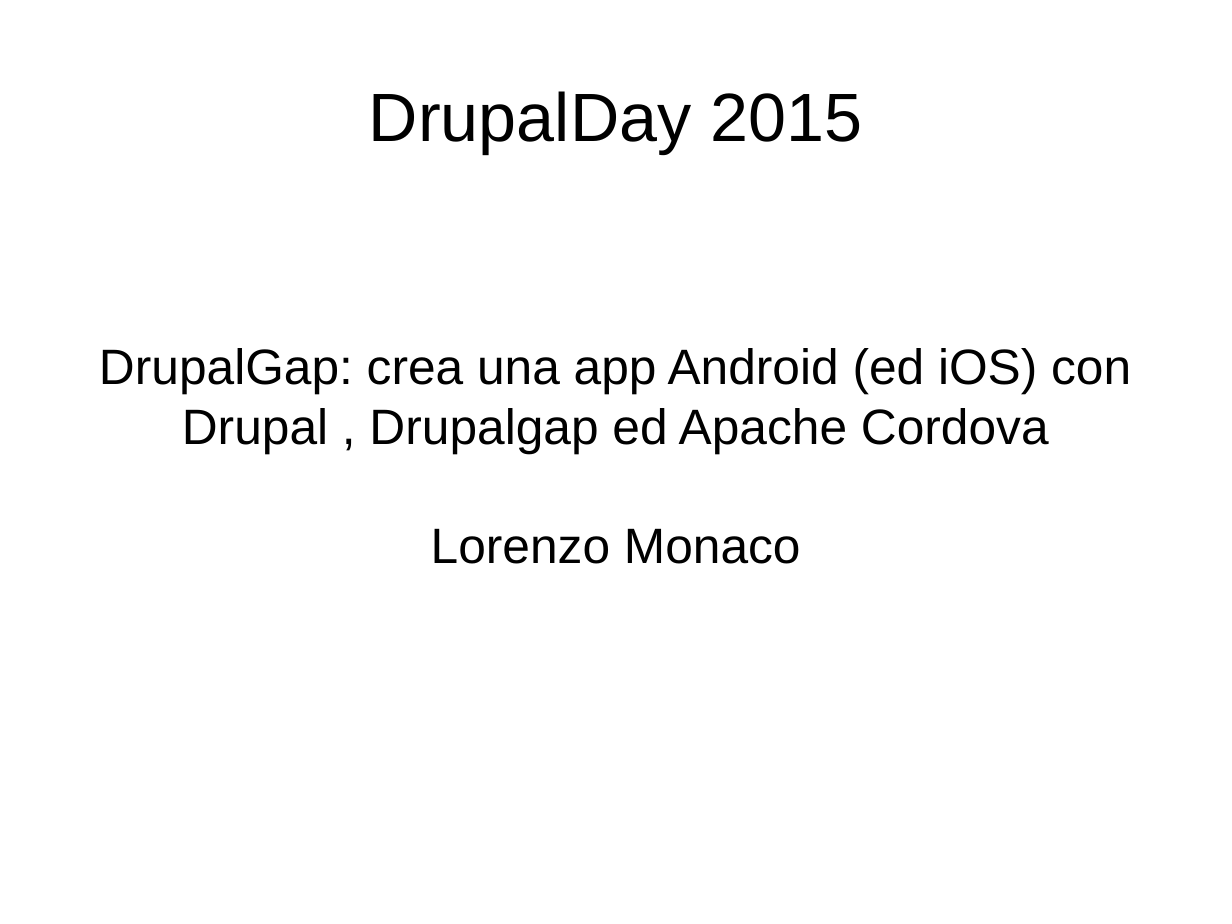
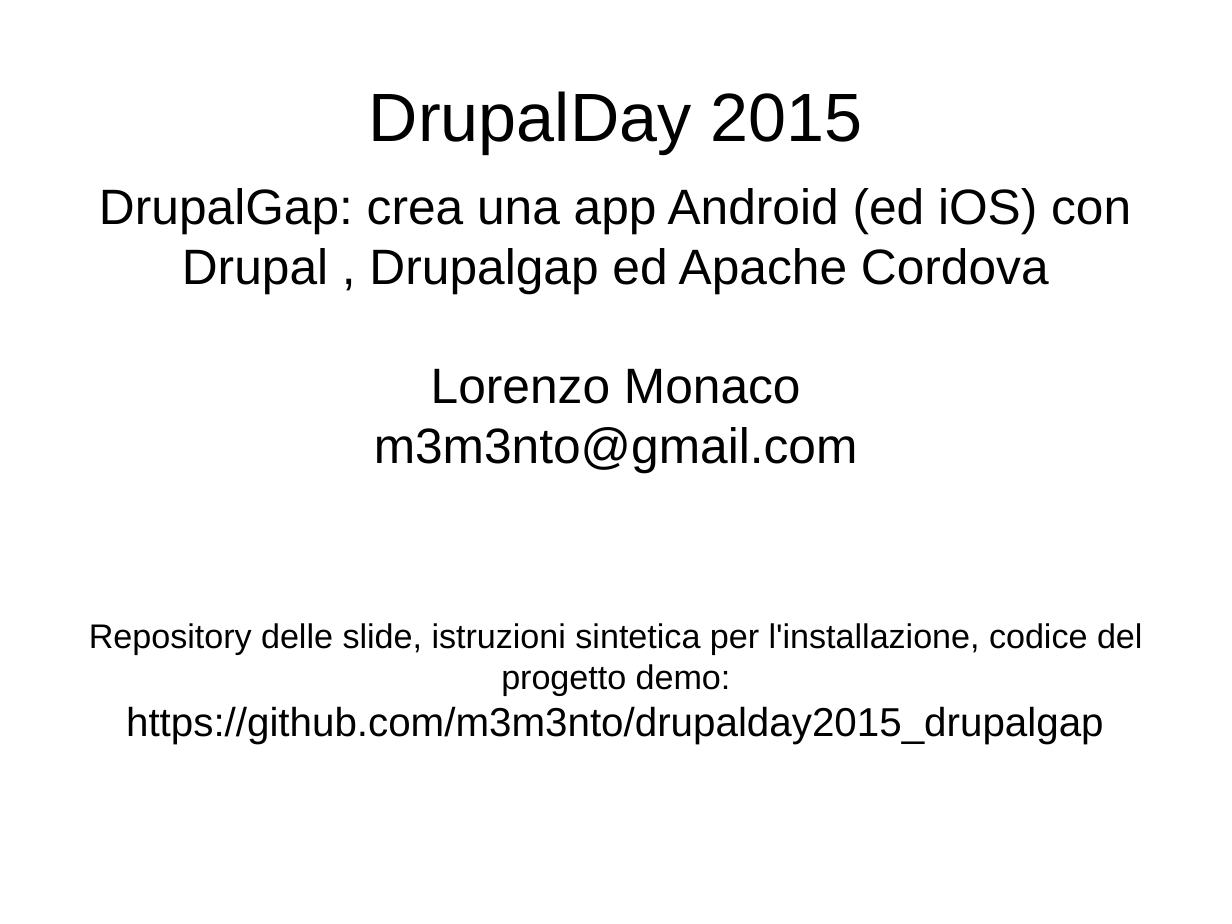
Before and after one commit to m3m3nto/drupalday2015_drupalgap, a slide deck: slide 1 of slide/DDay2015-DrupalGap.odp. Drawn at 1232x924 pixels with LibreOffice and Linux fonts; fonts in the diff are those of the drawing. Boxes give left, top, right and bottom in pixels: in the first picture for what was removed or moved away, otherwise in the second. Text is boxed around its words. In the diff, an @@ line names an element or a change of style, - is before the commit and + after.

```diff
--- a/slide/DDay2015-DrupalGap.odp
+++ b/slide/DDay2015-DrupalGap.odp
@@ subtitle "DrupalGap: crea una app Android ...": place and size @@
-subtitle "DrupalGap: crea una app Android ..." at box(99, 348, 1131, 564)
+subtitle "DrupalGap: crea una app Android ..." at box(89, 188, 1142, 744)
@@ subtitle at box(89, 427, 1142, 744): paragraphs added @@
+m3m3nto@gmail.com
+Repository delle slide, istruzioni sintetica per l'installazione, codice del progetto demo:
+https://github.com/m3m3nto/drupalday2015_drupalgap
```
Also in this commit, not shown: 4 other slides changed, 3 slides added.
